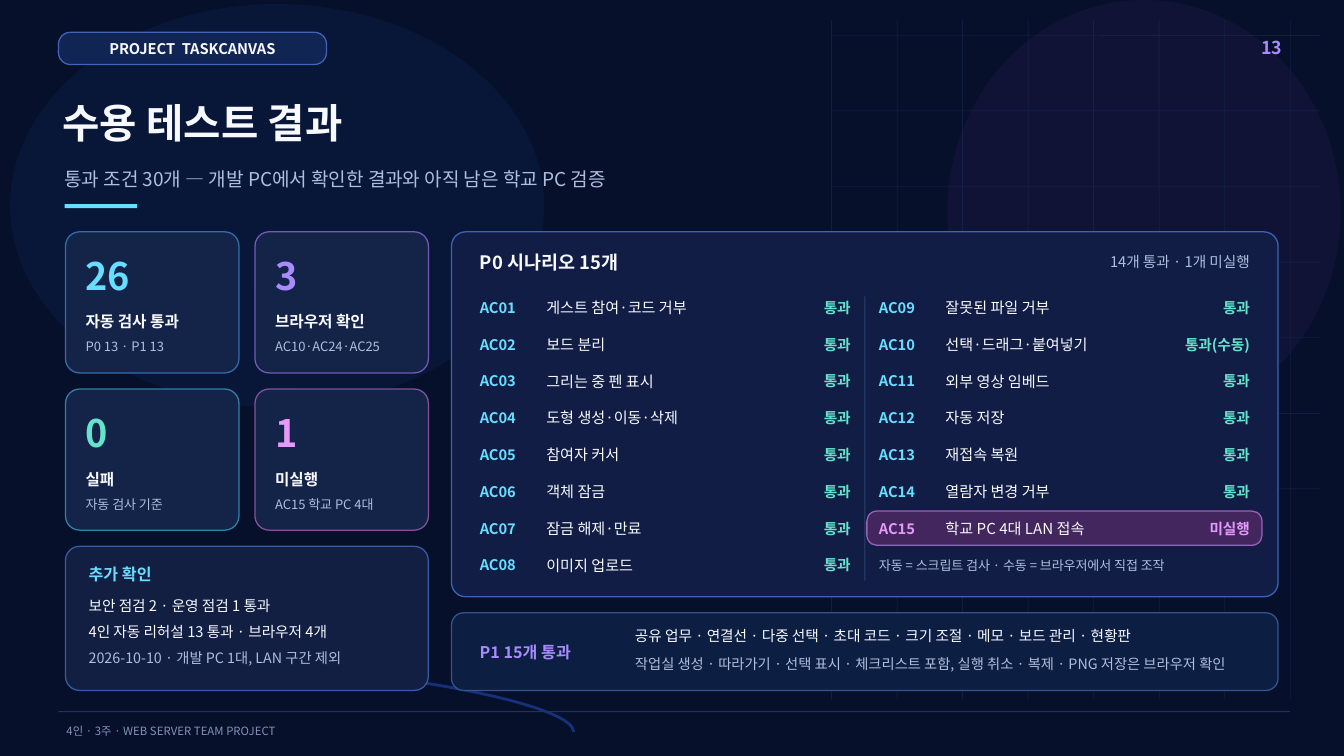
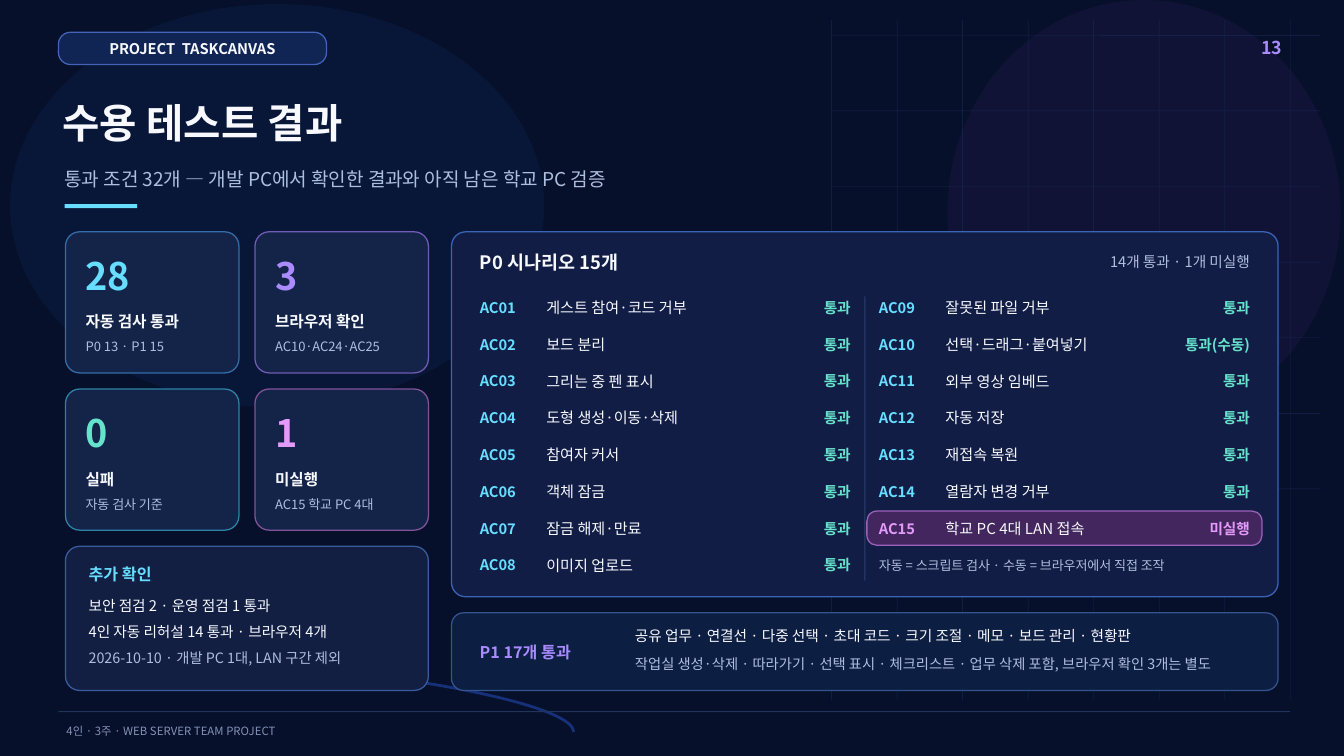
Before and after one commit to siwoo440/TaskCanvas, a slide deck: slide 13 of presentation/TaskCanvas_팀프로젝트_발표자료_14장.pptx. Drawn at 1344x756 pixels with LibreOffice and Linux fonts; fonts in the diff are those of the drawing. Boxes give left, top, right and bottom in pixels: in the first picture for what was removed or moved away, otherwise in the second. Text is boxed around its words. In the diff, an @@ line names an element or a change of style, - is before the commit and + after.

Commit message:
22일차 : 작업실 삭제·업무 삭제
- 관리자가 작업실을 지우는 API(POST /api/projects/{id}/delete)와 이름 확인 검사 추가
- 지운 작업실이 올린 이미지 파일만 정리하는 기능(Storage::removeProjectFiles) 추가
- 작업실 삭제를 끄는 서버 설정(ALLOW_WORKSPACE_DELETE) 추가
- 지워진 작업실의 접속자에게 알리고 연결을 정리하는 감시(project:deleted) 추가
- 업무와 체크리스트, 모든 보드의 블럭을 함께 지우는 실시간 이벤트(task:delete·task:deleted) 추가
- 작업실 화면에 작업실 삭제 버튼과 이름 입력 확인 창 추가
- 업무 대화상자와 보드의 업무 패널에 업무 삭제 버튼과 확인 창 추가
- 작업실이 지워지면 화면을 정리하고 소개 화면에 안내를 띄우도록 추가
- 수용 테스트에 작업실 삭제(AC31)와 업무 삭제(AC32) 추가
- 리허설 마지막에 지우기 장면을 넣고 리허설 프로젝트를 스스로 지우도록 수정
- 캡처 스크립트에 업무 삭제·작업실 삭제 확인과 삭제 확인 창 캡처 추가
- 화면 캡처와 발표 자료의 실제 화면 4장·13장 숫자 수정
- 일정 문서의 이후 단계 계획 수정
- 기능 명세·사용 흐름·화면 구성·데이터 모델·API·실시간 계약·수용 테스트·보안·배포 가이드·시연 대본 문서와 README 수정

```diff
--- a/presentation/TaskCanvas_팀프로젝트_발표자료_14장.pptx
+++ b/presentation/TaskCanvas_팀프로젝트_발표자료_14장.pptx
@@ text at <box>64,170,606,188</box>: text changed @@
-통과 조건 30개 — 개발 PC에서 확인한 결과와 아직 남은 학교 PC 검증
+통과 조건 32개 — 개발 PC에서 확인한 결과와 아직 남은 학교 PC 검증
@@ text at <box>86,261,131,291</box>: text changed @@
-26
+28
@@ text at <box>89,625,327,638</box>: text changed @@
-4인 자동 리허설 13 통과 · 브라우저 4개
+4인 자동 리허설 14 통과 · 브라우저 4개
@@ text at <box>480,644,571,660</box>: text changed @@
-P1 15개 통과
+P1 17개 통과
@@ text at <box>635,657,1211,671</box>: text changed @@
-작업실 생성 · 따라가기 · 선택 표시 · 체크리스트 포함, 실행 취소 · 복제 · PNG 저장은 브라우저 확인
+작업실 생성·삭제 · 따라가기 · 선택 표시 · 체크리스트 · 업무 삭제 포함, 브라우저 확인 3개는 별도
```
Also in this commit, not shown: 42 other files.
